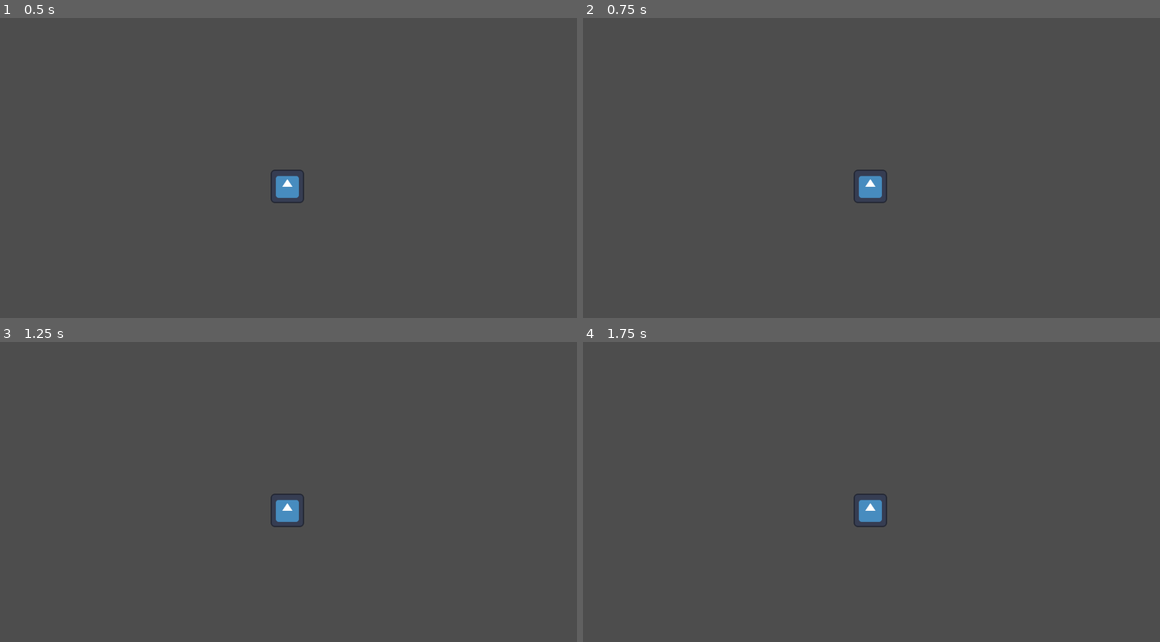
Above: before the commit, frames 1-4 (two rows, left to right).
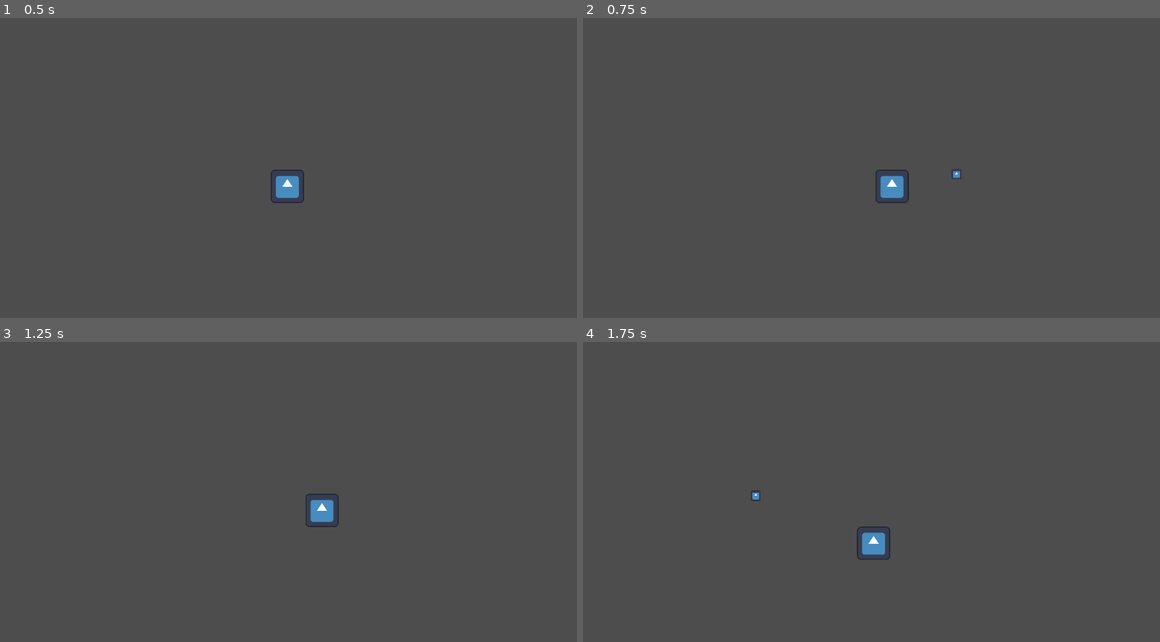
Above: after the commit, the same moments.

Repository: Niimphu/JGJ24
Game: Godot game, scene res://scenes/game/Player/player.tscn
Two runs of this game, one before a commit and one after it. Both use one fixed random seed, a clock stepped at 60 frames per second and the inputs below. The project has no main scene, so this scene is started directly. The engine's default icon, where the game draws it, is replaced by a stand-in: a white triangle on a blue panel in a dark square.
Inputs (mouse positions are in pixels of both pictures, inside the frame that each line leads up to):
- Up to frame 1 (0.5 s): no input
- Up to frame 2 (0.75 s): tap Enter at 0.5 s; move the mouse to (1004, 171) at 0.52 s; hold D (move_right, bound only after the commit) from 0.53 s (still down); click (1004, 171) at 0.6 s
- Up to frame 3 (1.25 s): keep holding D (move_right, bound only after the commit); tap Space (roll, bound only after the commit) at 0.8 s
- Up to frame 4 (1.75 s): move the mouse to (750, 528) at 1.27 s; release D (move_right, bound only after the commit) at 1.28 s; hold S (move_down, bound only after the commit) from 1.28 s (still down); tap Space (roll, bound only after the commit) at 1.35 s; click (750, 528) at 1.55 s

Frame 1 is identical in both runs. In frame 2, 0.7% of the frame differs, in the area x 46-66%, y 50-62%; in frame 3, 0.8%; in frame 4, 0.8%, in the area x 29-54%, y 49-73%.

Commit message:
"merged" branches
-renamed dash to more apt roll
-reattached scrips
-added comments regarding major issues in player script regarding delta, roll speed and original roll_vector. will fix next time

Diff:
--- a/project.godot
+++ b/project.godot
@@ -11,8 +11,42 @@
 [application]
 
 config/name="Avarus"
+run/main_scene="res://scenes/game/world.tscn"
 config/features=PackedStringArray("4.3", "GL Compatibility")
 config/icon="res://icon.svg"
+
+[input]
+
+move_left={
+"deadzone": 0.5,
+"events": [Object(InputEventKey,"resource_local_to_scene":false,"resource_name":"","device":-1,"window_id":0,"alt_pressed":false,"shift_pressed":false,"ctrl_pressed":false,"meta_pressed":false,"pressed":false,"keycode":0,"physical_keycode":65,"key_label":0,"unicode":97,"location":0,"echo":false,"script":null)
+]
+}
+move_right={
+"deadzone": 0.5,
+"events": [Object(InputEventKey,"resource_local_to_scene":false,"resource_name":"","device":-1,"window_id":0,"alt_pressed":false,"shift_pressed":false,"ctrl_pressed":false,"meta_pressed":false,"pressed":false,"keycode":0,"physical_keycode":68,"key_label":0,"unicode":100,"location":0,"echo":false,"script":null)
+]
+}
+move_up={
+"deadzone": 0.5,
+"events": [Object(InputEventKey,"resource_local_to_scene":false,"resource_name":"","device":-1,"window_id":0,"alt_pressed":false,"shift_pressed":false,"ctrl_pressed":false,"meta_pressed":false,"pressed":false,"keycode":0,"physical_keycode":87,"key_label":0,"unicode":119,"location":0,"echo":false,"script":null)
+]
+}
+move_down={
+"deadzone": 0.5,
+"events": [Object(InputEventKey,"resource_local_to_scene":false,"resource_name":"","device":-1,"window_id":0,"alt_pressed":false,"shift_pressed":false,"ctrl_pressed":false,"meta_pressed":false,"pressed":false,"keycode":0,"physical_keycode":83,"key_label":0,"unicode":115,"location":0,"echo":false,"script":null)
+]
+}
+roll={
+"deadzone": 0.5,
+"events": [Object(InputEventKey,"resource_local_to_scene":false,"resource_name":"","device":-1,"window_id":0,"alt_pressed":false,"shift_pressed":false,"ctrl_pressed":false,"meta_pressed":false,"pressed":false,"keycode":0,"physical_keycode":32,"key_label":0,"unicode":32,"location":0,"echo":false,"script":null)
+]
+}
+fire={
+"deadzone": 0.5,
+"events": [Object(InputEventMouseButton,"resource_local_to_scene":false,"resource_name":"","device":-1,"window_id":0,"alt_pressed":false,"shift_pressed":false,"ctrl_pressed":false,"meta_pressed":false,"button_mask":1,"position":Vector2(138, 20),"global_position":Vector2(147, 66),"factor":1.0,"button_index":1,"canceled":false,"pressed":true,"double_click":false,"script":null)
+]
+}
 
 [rendering]
 
--- a/scenes/game/Player/bullet.gd
+++ b/scenes/game/Player/bullet.gd
@@ -10,4 +10,4 @@
 
 func _on_visible_on_screen_notifier_2d_screen_exited() -> void:
 	queue_free()
-	print("gone")
+	print("bullet deleted offscreen")
--- a/scenes/game/Player/bullet.tscn
+++ b/scenes/game/Player/bullet.tscn
@@ -1,13 +1,13 @@
 [gd_scene load_steps=4 format=3 uid="uid://ocl51whh0lym"]
 
-[ext_resource type="Script" path="res://Player/bullet.gd" id="1_4oqre"]
-[ext_resource type="Texture2D" uid="uid://st7kmlwiv88x" path="res://icon.svg" id="1_uotp5"]
+[ext_resource type="Texture2D" uid="uid://bcxte0yk7bv2m" path="res://icon.svg" id="1_uotp5"]
+[ext_resource type="Script" path="res://scenes/game/Player/bullet.gd" id="1_xge4w"]
 
 [sub_resource type="RectangleShape2D" id="RectangleShape2D_1mfsw"]
 size = Vector2(35, 35)
 
 [node name="Bullet" type="Area2D"]
-script = ExtResource("1_4oqre")
+script = ExtResource("1_xge4w")
 
 [node name="Sprite2D" type="Sprite2D" parent="."]
 scale = Vector2(0.3, 0.3)
--- a/scenes/game/Player/player.gd
+++ b/scenes/game/Player/player.gd
@@ -2,43 +2,47 @@
 
 enum {
 	MOVE,
-	DASH
+	ROLL
 }
 
-@onready var bullet_scene = preload("res://Player/bullet.tscn")
+@onready var bullet_scene = preload("bullet.tscn")
 const SPEED = 700
 const FRICTION = 800
 var state = MOVE
-var dash_vector = Vector2.LEFT
+
+#still assumes roll to the left without prior input, needs fixing
+var roll_vector = Vector2.LEFT
 
 
 func _physics_process(delta: float) -> void:
 	match state:
 		MOVE:
-			move_state(delta)
-		DASH:
-			dash_state(delta)
+			move_state()
+		ROLL:
+			roll_state()
 	if Input.is_action_just_pressed("fire"):
 		shoot()
 
-func move_state(delta):
+#needs delta so speed isn't tied to FPS
+func move_state():
 	var input_vector = Vector2.ZERO
 
 	input_vector.x = Input.get_action_strength("move_right") - Input.get_action_strength("move_left")
 	input_vector.y = Input.get_action_strength("move_down") - Input.get_action_strength("move_up")
 	input_vector = input_vector.normalized()
 	if input_vector != Vector2.ZERO:
-		dash_vector = input_vector
+		roll_vector = input_vector
 		velocity = input_vector * SPEED
 	else:
 		velocity = velocity.move_toward(input_vector, FRICTION)
 	move_and_slide()
-	if Input.is_action_just_pressed("dash"):
-		state = DASH
+	if Input.is_action_just_pressed("roll"):
+		state = ROLL
 
-#this shortens the dash when
-func dash_state(delta):
-	velocity = dash_vector * 5000
+#this shortens the roll while moving, needs fixing
+#needs delta so speed isn't tied to fps
+func roll_state():
+	velocity = roll_vector * 5000
 	move_and_slide()
 	roll_animation_finished()
 
--- a/scenes/game/Player/player.tscn
+++ b/scenes/game/Player/player.tscn
@@ -1,14 +1,14 @@
 [gd_scene load_steps=4 format=3 uid="uid://cgwpb6lgfpnat"]
 
-[ext_resource type="Texture2D" uid="uid://st7kmlwiv88x" path="res://icon.svg" id="1_el4ty"]
-[ext_resource type="Script" path="res://Player/player.gd" id="1_kb160"]
+[ext_resource type="Texture2D" uid="uid://bcxte0yk7bv2m" path="res://icon.svg" id="1_el4ty"]
+[ext_resource type="Script" path="res://scenes/game/Player/player.gd" id="1_jpnwn"]
 
 [sub_resource type="CapsuleShape2D" id="CapsuleShape2D_m6q6f"]
 radius = 64.0
 height = 130.0
 
 [node name="Player" type="CharacterBody2D"]
-script = ExtResource("1_kb160")
+script = ExtResource("1_jpnwn")
 
 [node name="Sprite2D" type="Sprite2D" parent="."]
 texture = ExtResource("1_el4ty")
